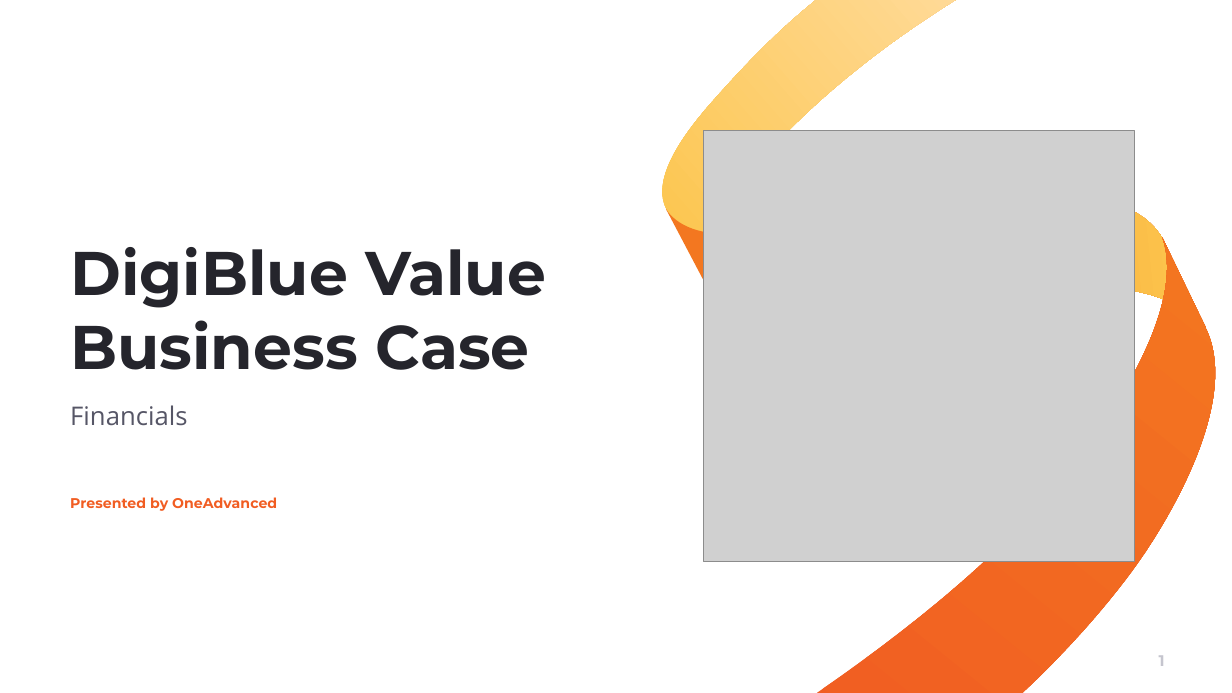
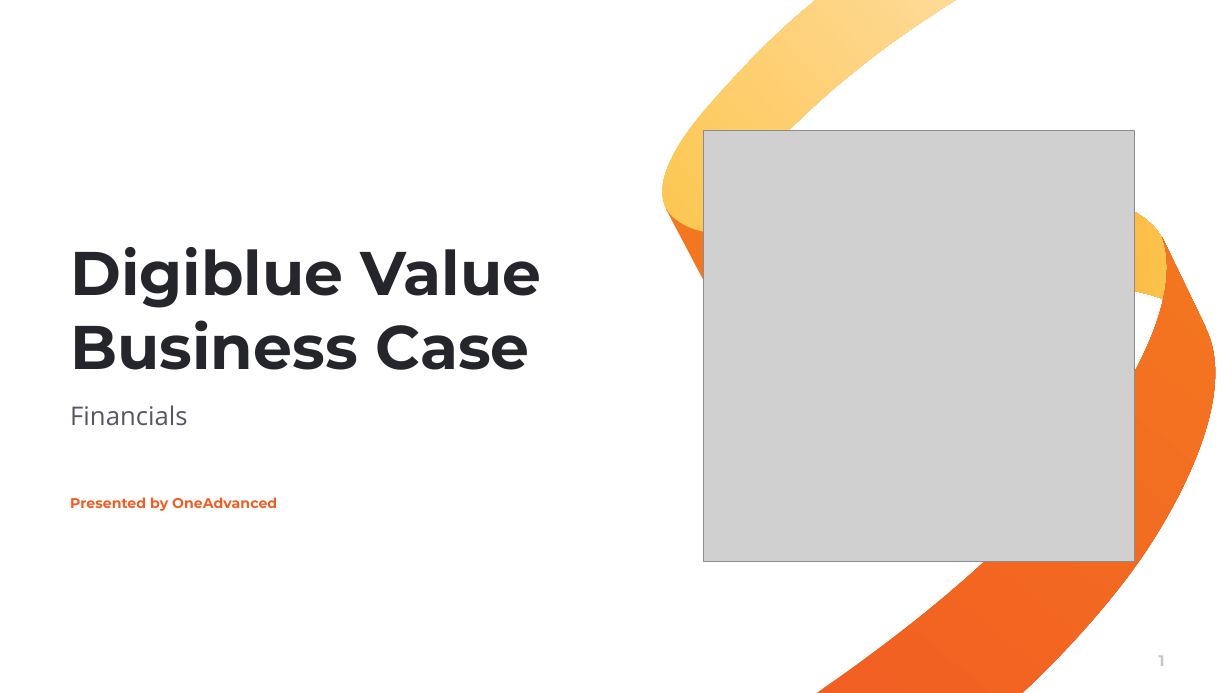
Before and after one commit to muratozdemirpiblo/ppt-api, a slide deck: slide 1 of output.pptx. Drawn at 1232x693 pixels with LibreOffice and Linux fonts; fonts in the diff are those of the drawing; grey boxes stand for pictures; background and template pictures are left out. Boxes give left, top, right and bottom in pixels: in the first picture for what was removed or moved away, otherwise in the second. Text is boxed around its words. In the diff, an @@ line names an element or a change of style, - is before the commit and + after.

```diff
--- a/output.pptx
+++ b/output.pptx
@@ title at (x1=70, y1=247, x2=541, y2=370): text changed @@
-DigiBlue Value Business Case
+Digiblue Value Business Case
```
Also in this commit, not shown: 6 other slides changed, 3 other files.
